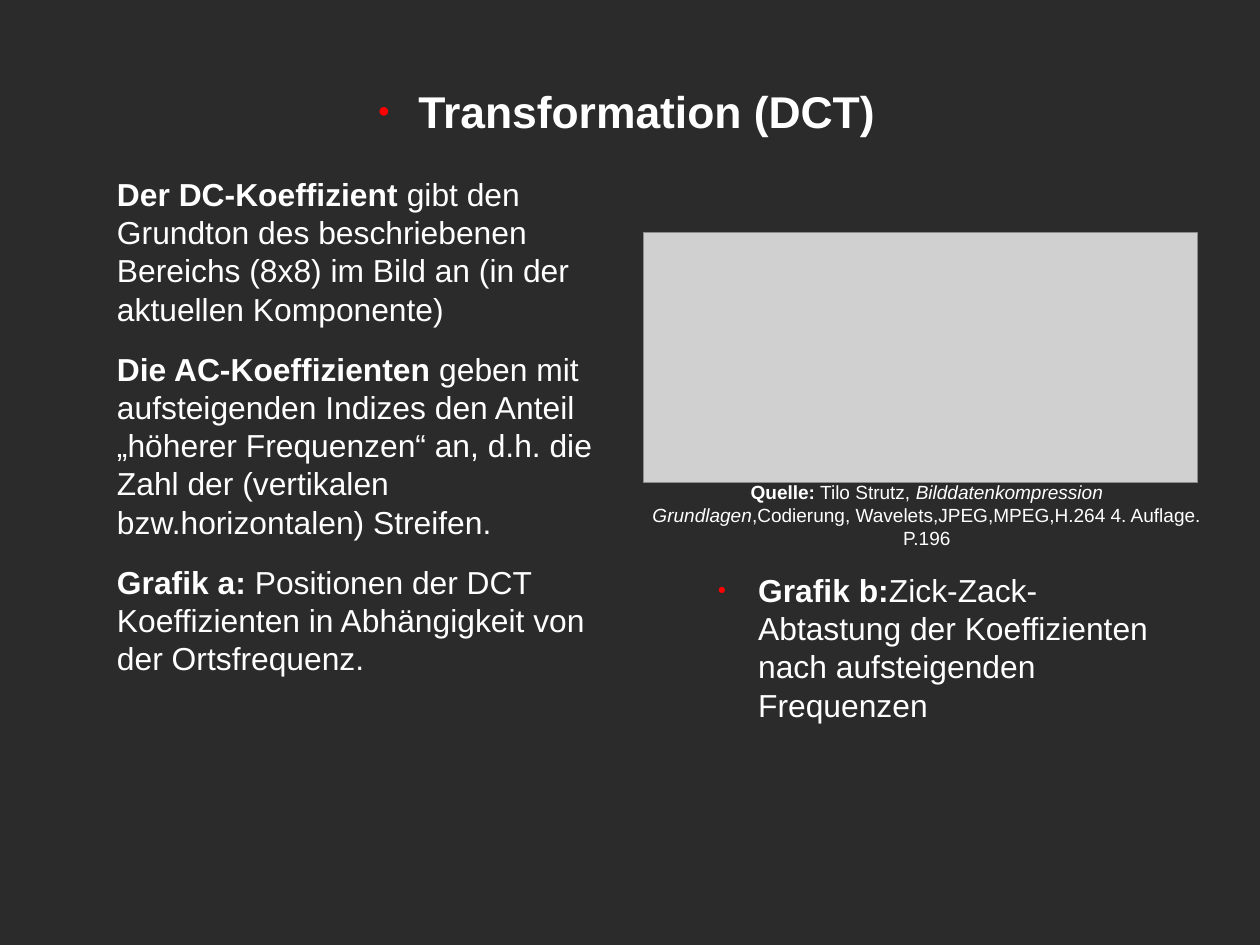
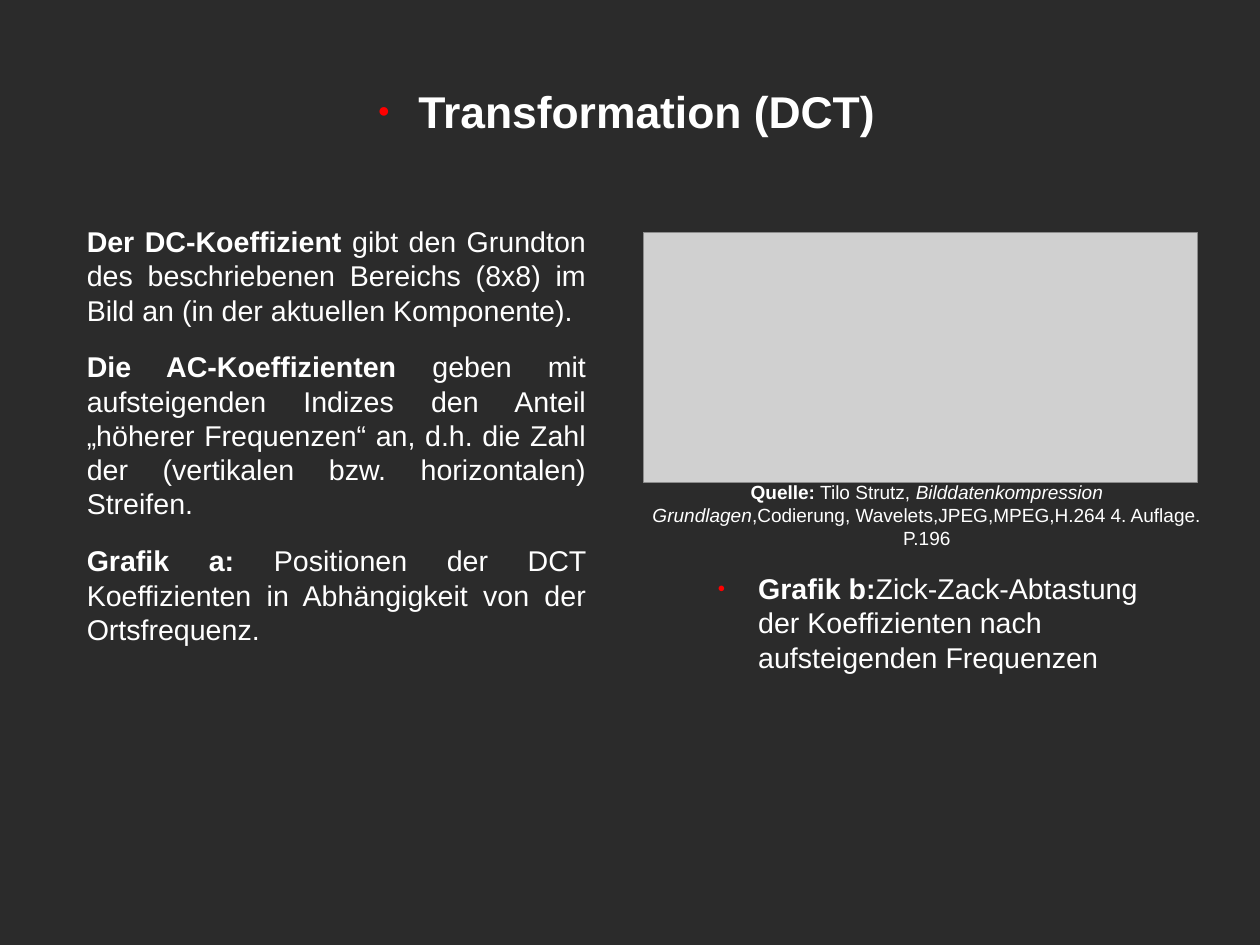
Before and after one commit to brayanGuarnizo/Datenkompresion, a slide deck: slide 14 of Daten kompresion.odp (slide 8 before the commit). Drawn at 1260x945 pixels with LibreOffice and Linux fonts; fonts in the diff are those of the drawing; grey boxes stand for pictures; background and template pictures are left out; a plain dark background stands for a picture behind light text. Boxes give left, top, right and bottom in pixels: in the first picture for what was removed or moved away, otherwise in the second. Text is boxed around its words. In the diff, an @@ line names an element or a change of style, - is before the commit and + after.

```diff
--- a/Daten kompresion.odp
+++ b/Daten kompresion.odp
@@ text "Der DC-Koeffizient gibt den Grundton ...": place and size @@
-text "Der DC-Koeffizient gibt den Grundton ..." at <box>117,183,592,676</box>
+text "Der DC-Koeffizient gibt den Grundton ..." at <box>87,231,587,645</box>
@@ text at <box>87,231,586,515</box>: text changed; size 20 to 18 pt @@
-Der DC-Koeffizient gibt den Grundton des beschriebenen Bereichs (8x8) im Bild an (in der aktuellen Komponente)
-Die AC-Koeffizienten geben mit aufsteigenden Indizes den Anteil „höherer Frequenzen“ an, d.h. die Zahl der (vertikalen bzw.horizontalen) Streifen.
+Der DC-Koeffizient gibt den Grundton des beschriebenen Bereichs (8x8) im Bild an (in der aktuellen Komponente).
+Die AC-Koeffizienten geben mit aufsteigenden Indizes den Anteil „höherer Frequenzen“ an, d.h. die Zahl der (vertikalen bzw. horizontalen) Streifen.
@@ text "Grafik b:Zick-Zack-Abtastung der Koeffizienten nach ..." at <box>758,578,1138,673</box>: size 20 to 18 pt @@
@@ text at <box>87,550,587,645</box>: size 20 to 18 pt in "Grafik a: Positionen der DCT Koeffizienten in ..."; alignment left to justified @@
```
Also in this commit, not shown: 14 other slides changed, 9 slides added, 1 slide removed.
